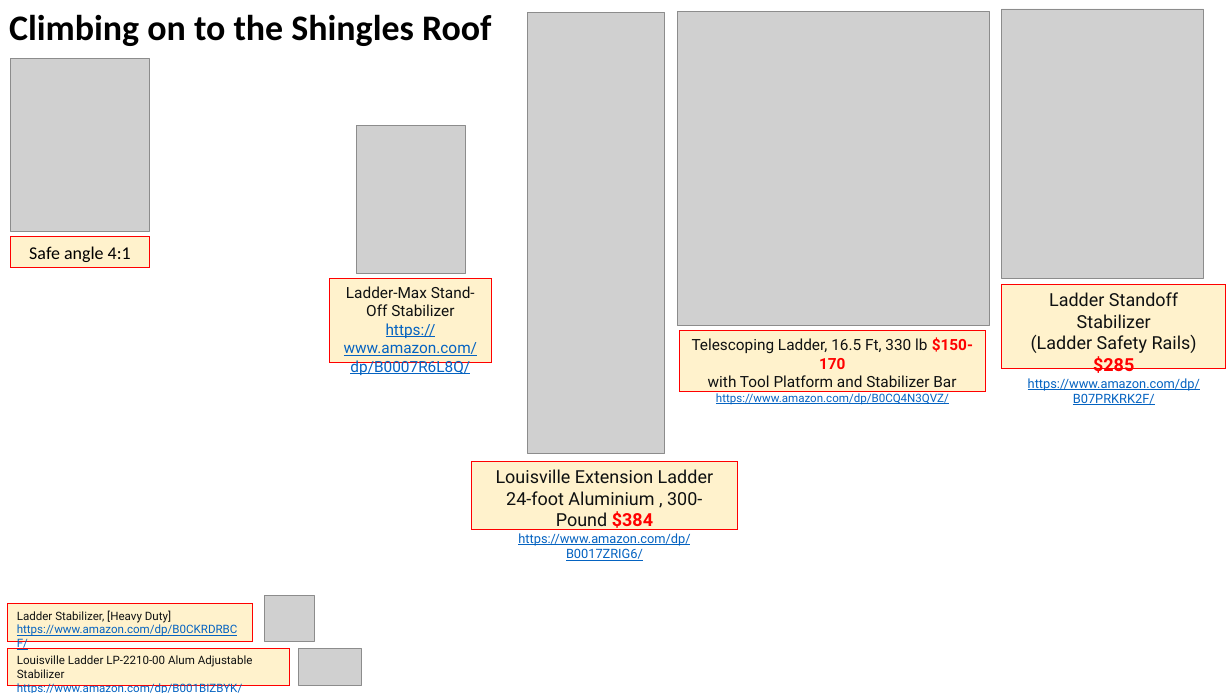
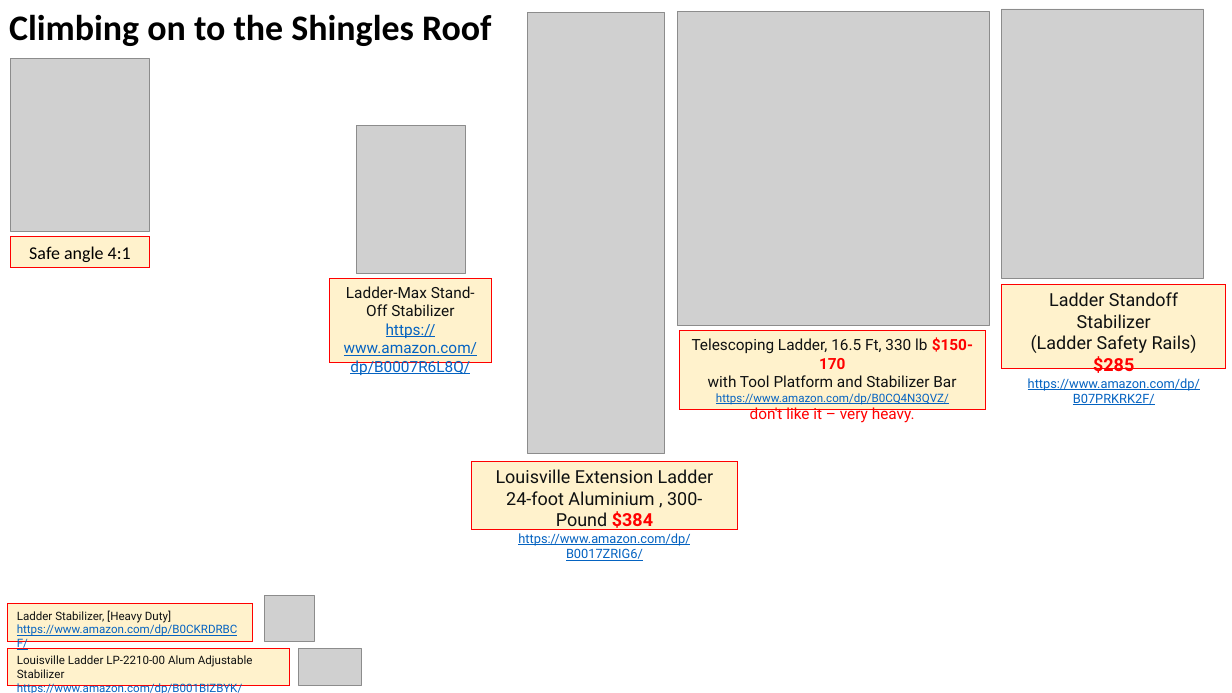
Before and after one commit to lselector/misc_farm, a slide deck: slide 4 of roof_chimney.pptx. Drawn at 1232x693 pixels with LibreOffice and Linux fonts; fonts in the diff are those of the drawing; grey boxes stand for pictures. Boxes give left, top, right and bottom in pixels: in the first picture for what was removed or moved away, otherwise in the second. Text is boxed around its words. In the diff, an @@ line names an element or a change of style, - is before the commit and + after.

```diff
--- a/roof_chimney.pptx
+++ b/roof_chimney.pptx
@@ rectangle "Telescoping Ladder, 16.5 Ft, 330 ...": place and size @@
-rectangle "Telescoping Ladder, 16.5 Ft, 330 ..." at <box>679,331,985,392</box>
+rectangle "Telescoping Ladder, 16.5 Ft, 330 ..." at <box>679,331,985,410</box>
@@ text in rectangle at <box>716,393,949,424</box>: text changed @@
-https://www.amazon.com/dp/B0CQ4N3QVZ/
+https://www.amazon.com/dp/B0CQ4N3QVZ/
+don't like it – very heavy.
```
Also in this commit, not shown: 3 other slides changed, 2 slides added, 1 slide removed, 1 other file.
